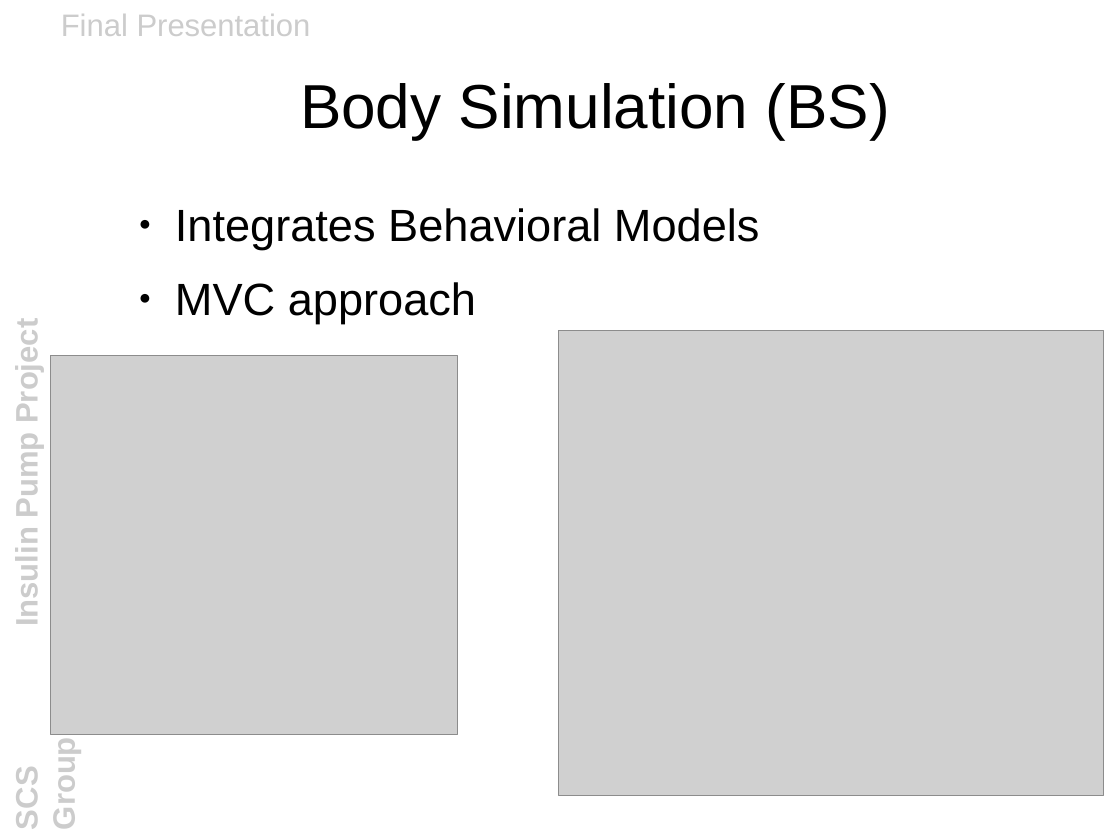
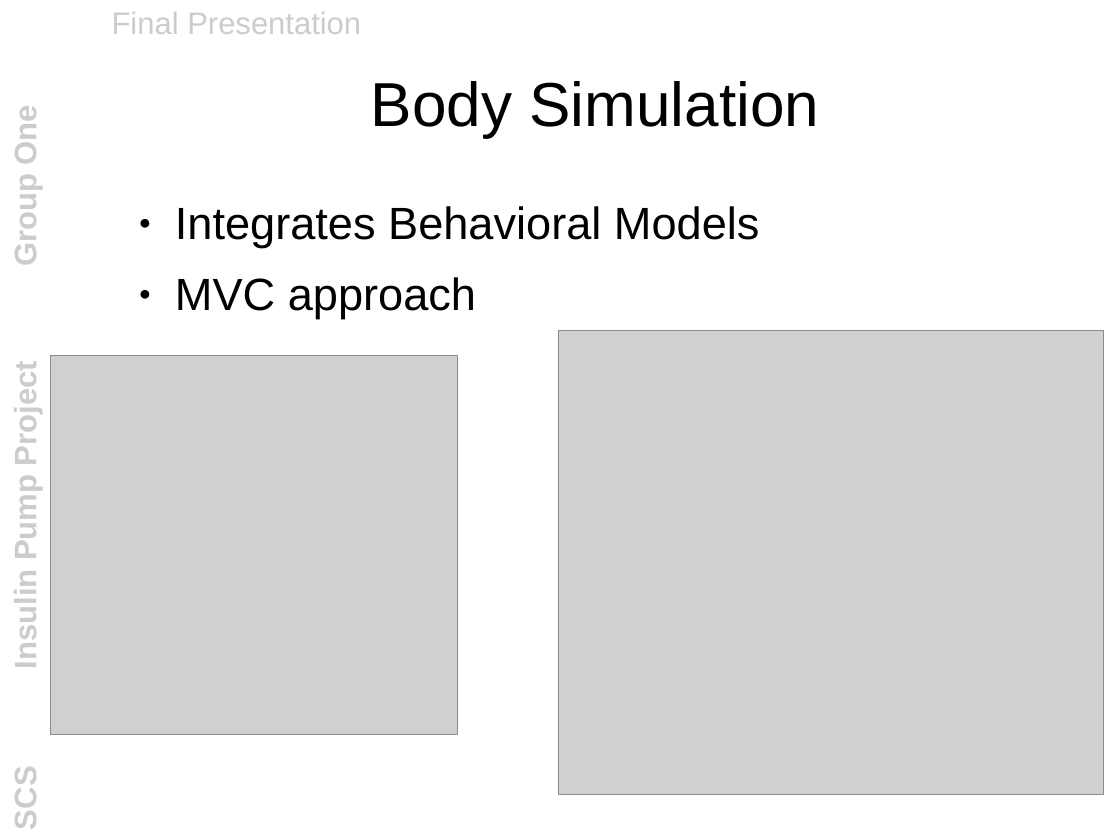
Before and after one commit to tiberkak/hisscs-insulin, a slide deck: slide 6 of documentation/other_files/final_presentation.odp. Drawn at 1120x840 pixels with LibreOffice and Linux fonts; fonts in the diff are those of the drawing; grey boxes stand for pictures; background and template pictures are left out. Boxes give left, top, right and bottom in pixels: in the first picture for what was removed or moved away, otherwise in the second. Text is boxed around its words. In the diff, an @@ line names an element or a change of style, - is before the commit and + after.

```diff
--- a/documentation/other_files/final_presentation.odp
+++ b/documentation/other_files/final_presentation.odp
@@ line spacing 1 to 0.93 in 3 elements at (8,111,43,828), (175,206,760,319), (112,12,361,34) @@
@@ text "Final Presentation": place and size @@
-text "Final Presentation" at (61,14,311,36)
+text "Final Presentation" at (112,12,361,34)
@@ title at (371,81,819,137): text changed @@
-Body Simulation (BS)
+Body Simulation
```
Also in this commit, not shown: 8 other slides changed, 1 slide added.
